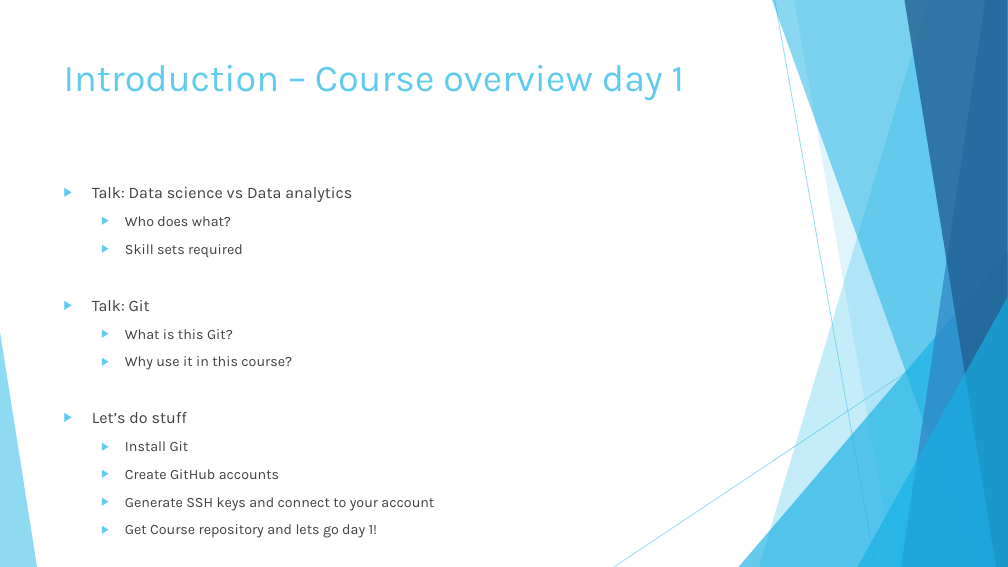
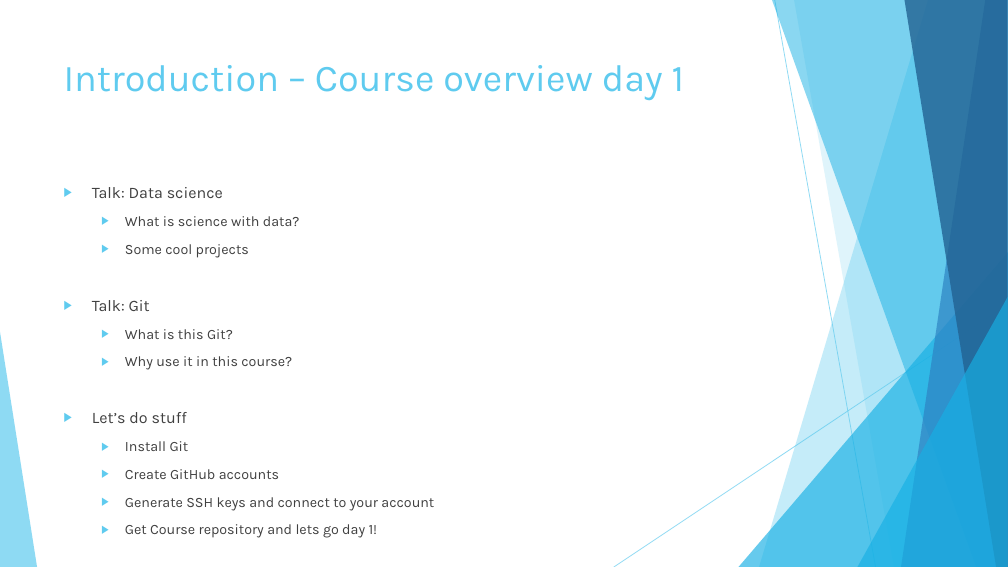
Before and after one commit to atos-datascience/data-analytics-and-science, a slide deck: slide 4 of presentations/Fundamental Big Data Analysis & Science - Introduction.pptx. Drawn at 1008x567 pixels with LibreOffice and Linux fonts; fonts in the diff are those of the drawing. Boxes give left, top, right and bottom in pixels: in the first picture for what was removed or moved away, otherwise in the second. Text is boxed around its words. In the diff, an @@ line names an element or a change of style, - is before the commit and + after.

```diff
--- a/presentations/Fundamental Big Data Analysis & Science - Introduction.pptx
+++ b/presentations/Fundamental Big Data Analysis & Science - Introduction.pptx
@@ text at [92,187,300,258]: text changed; size 15.3 to 13.6 pt @@
-▶ Talk: Data science vs Data analytics
-  ▶ Who does what?
-  ▶ Skill sets required
+▶ Talk: Data science
+  ▶ What is science with data?
+  ▶ Some cool projects
```
Also in this commit, not shown: 2 other slides changed, 5 other files.
